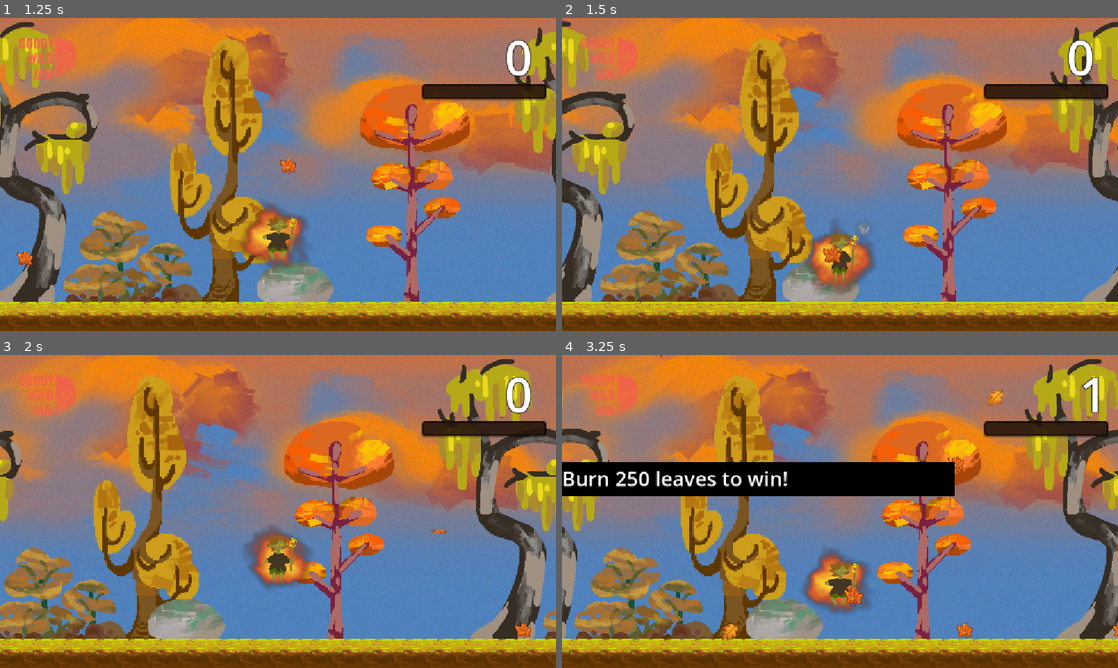
Above: before the commit, frames 1-4 (two rows, left to right).
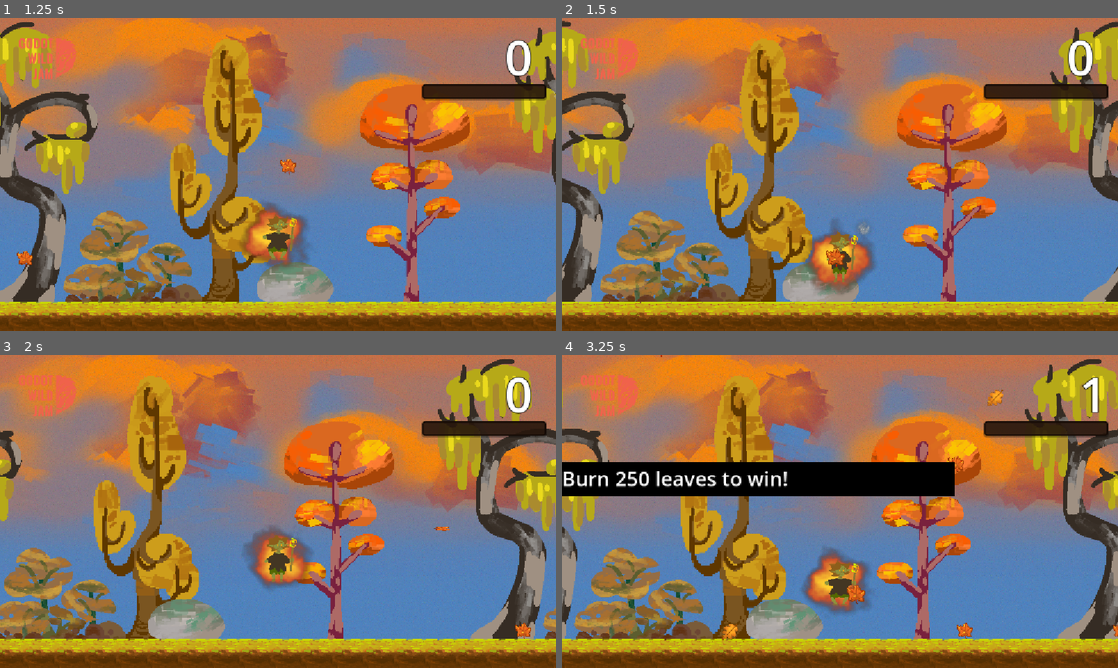
Above: after the commit, the same moments.

Repository: dac514/leaf-burner
Game: Godot game, scene res://scenes/main.tscn
The game is run twice, just before and just after one commit, with the same random seed, the same clock (stepped at 60 frames per second) and the same inputs.
Inputs:
- Up to frame 1 (1.25 s): hold D (move_right) from 0.53 s (still down); tap Space (throw_leaves) at 0.6 s; tap W (move_up) at 0.77 s
- Up to frame 2 (1.5 s): keep holding D (move_right); tap Space (throw_leaves) at 1.35 s
- Up to frame 3 (2 s): keep holding D (move_right); tap W (move_up) at 1.52 s
- Up to frame 4 (3.25 s): release D (move_right) at 2.03 s; hold A (move_left) 2.03-2.78 s; tap Space (throw_leaves) at 2.1, 2.85 s; hold D (move_right) from 2.78 s (still down); tap W (move_up) at 3.02 s

Frame 1 is identical in both runs. In frame 2, 0.1% of the frame differs, in the area x 47-51%, y 72-80%; in frame 3, less than 0.1%; in frame 4, 0.1%, in the area x 50-55%, y 73-81%.

Commit message:
Keep the elf centred in the swirl at high speed
Leaves now move with the elf fully each frame and only ease within the
swirl, so speed boosts no longer leave him at the front. The trailing
look is now a small lean behind him (more on the upper ring), capped at
18px.

Co-Authored-By: Claude Opus 5.5 <noreply@anthropic.com>

Diff:
--- a/scenes/player.gd
+++ b/scenes/player.gd
@@ -13,8 +13,11 @@
 const ORBIT_TILT: float = 0.45  # Squashes the ring into an ellipse for the 3D look
 const ORBIT_CENTER_OFFSET := Vector2(0, 5)  # Main ring circles the waist and legs
 const ORBIT_WOBBLE: float = 6.0
-const ORBIT_FOLLOW_SHARPNESS: float = 14.0  # Higher = leaves keep up more tightly
-const ORBIT_MAX_LAG: float = 70.0  # Never trail further than this behind their spot
+const ORBIT_FOLLOW_SHARPNESS: float = 14.0  # Higher = leaves settle into their spots faster
+const ORBIT_MAX_LAG: float = 70.0  # Never sit further than this from their spot
+const ORBIT_TRAIL_PER_SPEED: float = 0.04  # Swirl leans behind the elf by this much per px/s of speed
+const ORBIT_MAX_TRAIL: float = 18.0  # Cap on the lean, so the elf stays centred even at top speed
+const UPPER_RING_TRAIL_SCALE: float = 1.6  # Upper ring leans a bit more, like a bending tornado
 const UPPER_RING_MIN_LEAVES: int = 30  # Carry this many and a second ring forms above the head
 const UPPER_RING_HEIGHT: float = -125.0
 const UPPER_RING_SCALE: float = 0.8
@@ -39,6 +42,7 @@
 var rotation_speed: float = 5.0
 var spin_boost: float = 1.0
 var swirl_time: float = 0.0
+var swirl_origin: Vector2  # Player position last frame, used to carry the swirl along
 var is_throwing: bool = false
 var release_active: bool = false
 var release_travel: float = 0.0  # Radians the swirl has turned since release started
@@ -69,6 +73,7 @@
 	var is_mobile: bool = force_touch_ui or OS.has_feature("mobile") or DisplayServer.is_touchscreen_available()
 	joystick.visible = is_mobile
 	throw_button.visible = is_mobile
+	swirl_origin = global_position
 	gust = _create_gust()
 	add_child(gust)
 
@@ -177,15 +182,20 @@
 
 	var count: int = collected_leaves.size()
 	var follow: float = 1.0 - exp(-ORBIT_FOLLOW_SHARPNESS * delta)
+	# Carry leaves with the elf fully, so speed never leaves him at the front of the swirl
+	var carried: Vector2 = global_position - swirl_origin
+	swirl_origin = global_position
+	var trail: Vector2 = (-velocity * ORBIT_TRAIL_PER_SPEED).limit_length(ORBIT_MAX_TRAIL)
 	for i in range(count):
 		var leaf: Leaf = collected_leaves[i]
 		# Thrown leaves keep their slot until the throw ends, so the others don't jump around
 		if leaf == null or not is_instance_valid(leaf) or leaf.current_state != Leaf.State.FOLLOWING:
 			continue
 		var angle: float = _orbit_angle(i, count)
-		var target: Vector2 = global_position + _orbit_offset(i, count, angle)
-		# Ease toward the slot so the swirl streams behind while running
-		var next_position: Vector2 = leaf.global_position.lerp(target, follow)
+		var lean: Vector2 = trail * (UPPER_RING_TRAIL_SCALE if _is_upper_ring(i, count) else 1.0)
+		var target: Vector2 = global_position + _orbit_offset(i, count, angle) + lean
+		# Ease toward the slot so new leaves swoop in and the swirl stays soft
+		var next_position: Vector2 = (leaf.global_position + carried).lerp(target, follow)
 		var lag: Vector2 = next_position - target
 		if lag.length() > ORBIT_MAX_LAG:
 			next_position = target + lag.normalized() * ORBIT_MAX_LAG
